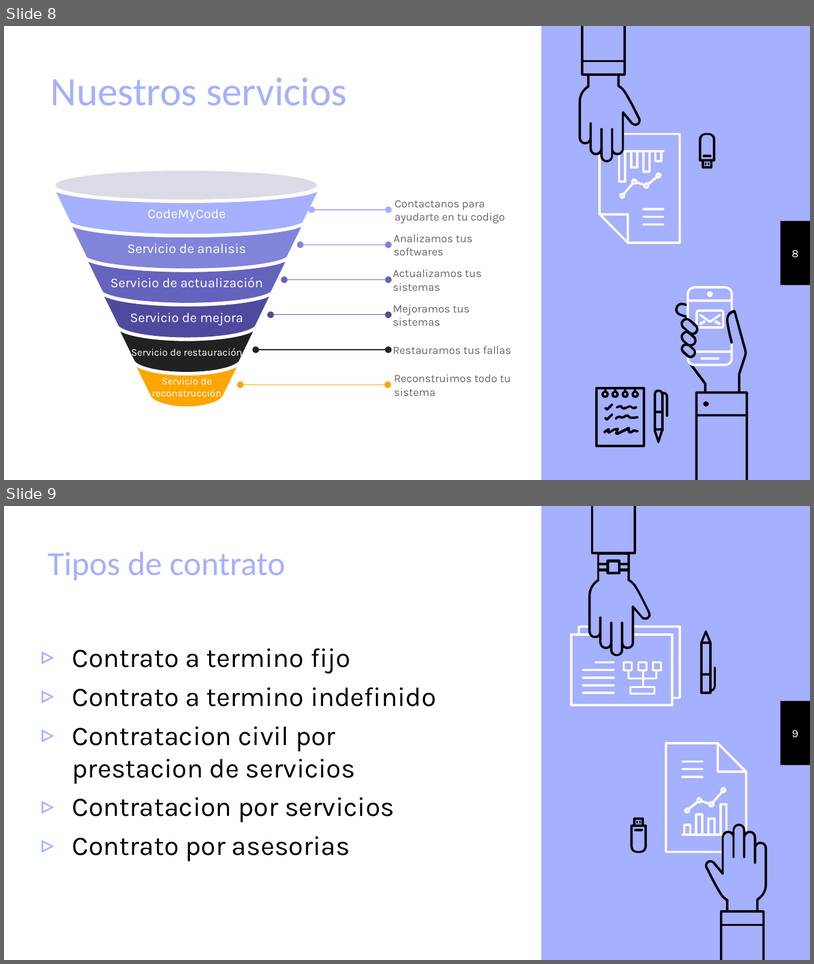
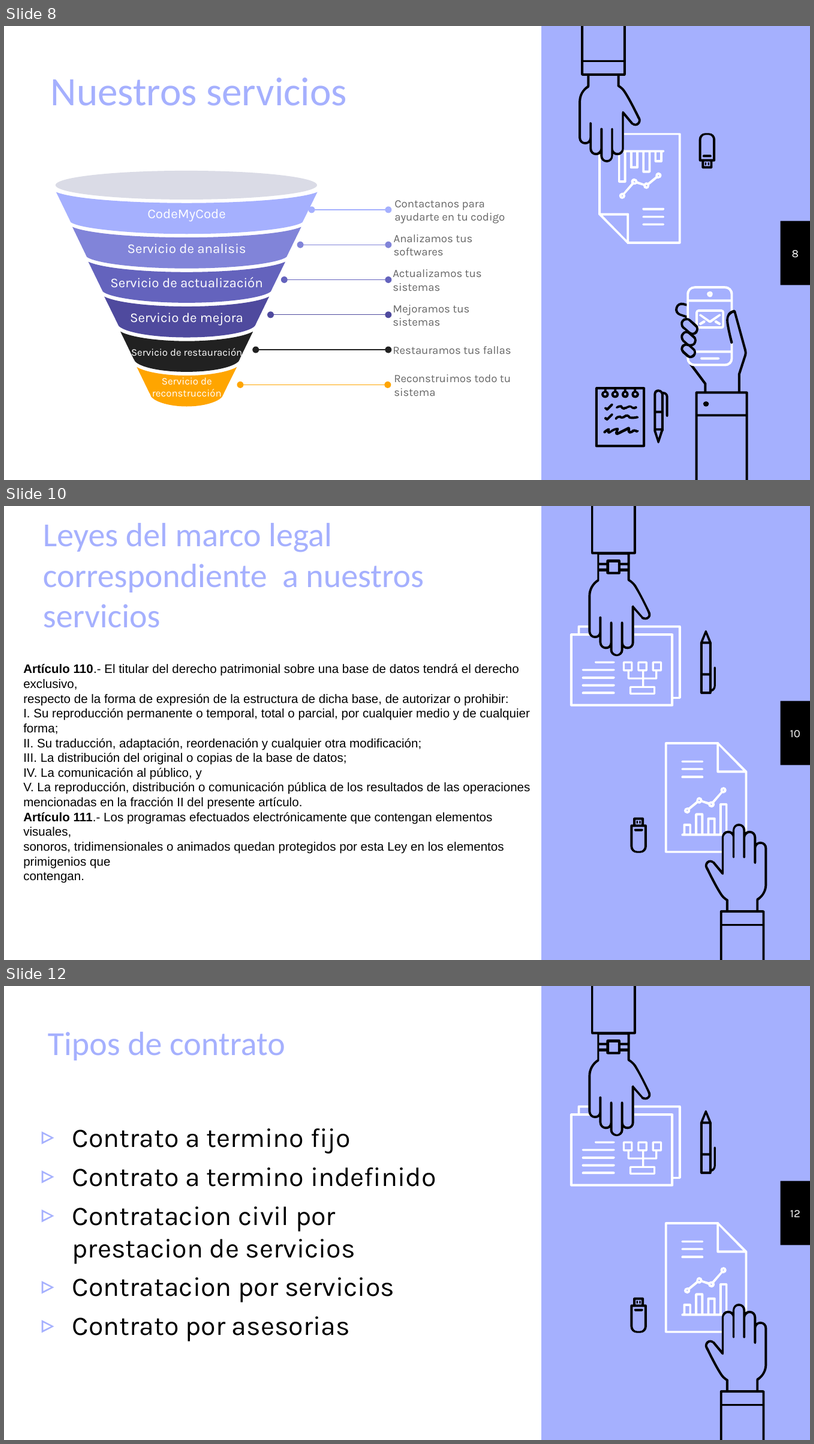
Before and after one commit to TheSkrapy/7mo-Semestre, a slide deck: 13 Modelos de negocios/Empresa Outtic.pptx. Shown one above the other, each under a label of ours: slides 8 and 9 before the commit, slides 8, 10 and 12 after it; the slides between them are not shown. The pictures are 814x964 and 814x1444 pixels, drawn with LibreOffice and Linux fonts; fonts in the diff are those of the drawing. Boxes give left, top, right and bottom in pixels: in the first picture for what was removed or moved away, otherwise in the second. Text is boxed around its words. In the diff, an @@ line names an element or a change of style, - is before the commit and + after.

```diff
--- a/13 Modelos de negocios/Empresa Outtic.pptx
+++ b/13 Modelos de negocios/Empresa Outtic.pptx
@@ slide 10 added at bbox=[4, 506, 810, 960], background #A5B0FE; not listed: 22 template elements that a slide beside it also shows @@
@@ title added at bbox=[43, 523, 424, 627], 30 pt, text #A5B0FE @@
+Leyes del marco legal correspondiente a nuestros servicios
@@ text added at bbox=[23, 664, 530, 883], 11 pt, text #000000 @@
+Artículo 110.- El titular del derecho patrimonial sobre una base de datos tendrá el derecho exclusivo,
+respecto de la forma de expresión de la estructura de dicha base, de autorizar o prohibir:
+I. Su reproducción permanente o temporal, total o parcial, por cualquier medio y de cualquier forma;
+II. Su traducción, adaptación, reordenación y cualquier otra modificación;
+III. La distribución del original o copias de la base de datos;
+IV. La comunicación al público, y
+V. La reproducción, distribución o comunicación pública de los resultados de las operaciones
+mencionadas en la fracción II del presente artículo.
+Artículo 111.- Los programas efectuados electrónicamente que contengan elementos visuales,
+sonoros, tridimensionales o animados quedan protegidos por esta Ley en los elementos primigenios que
+contengan.
@@ page number added at bbox=[791, 730, 801, 738], 10 pt, text #FFFFFF @@
+10
@@ what was slide 9 is now slide 12 @@
@@ page number at bbox=[791, 1210, 801, 1217]: text changed @@
-9
+12
```
Also in this commit, not shown: 2 other slides added, 13 other files.
